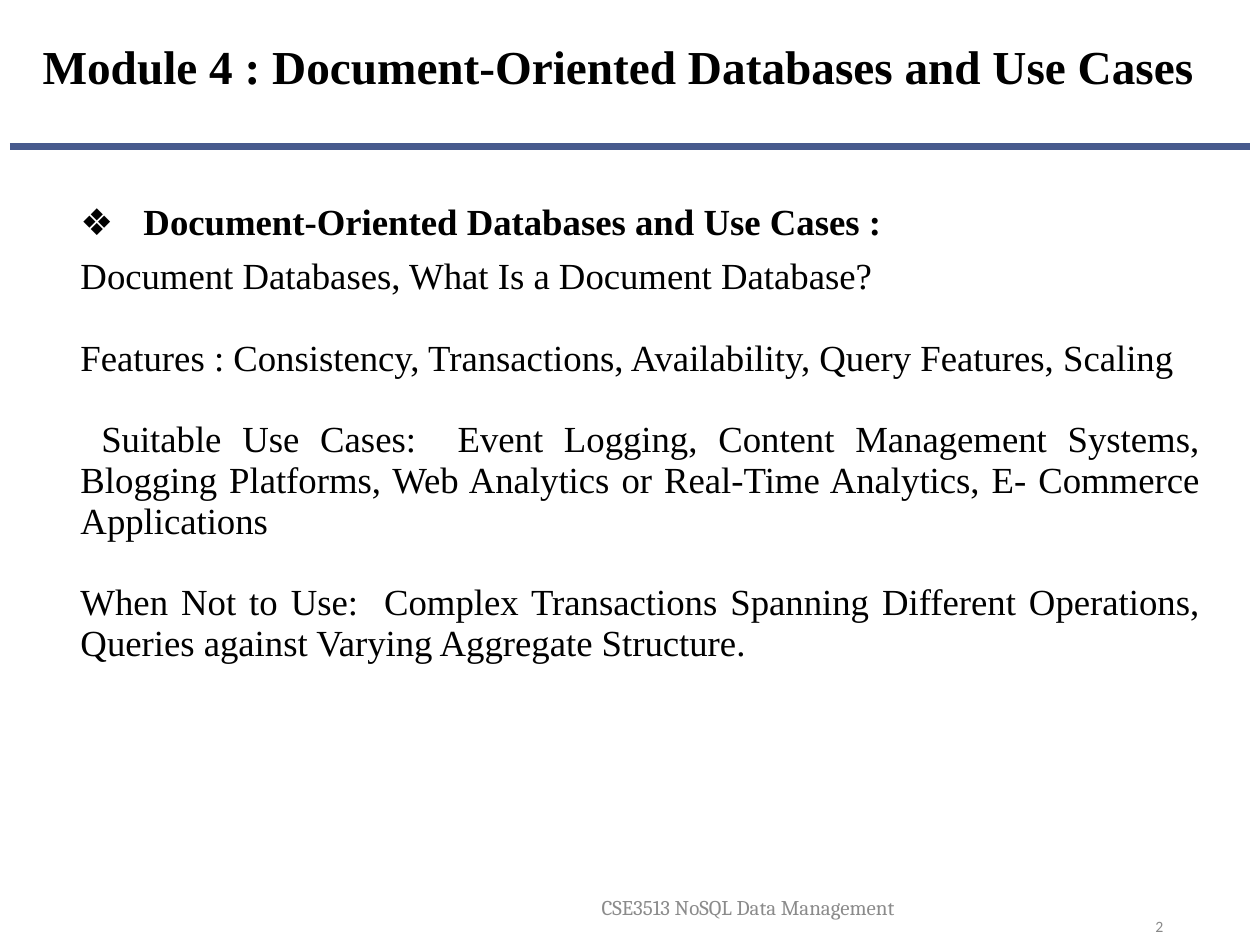
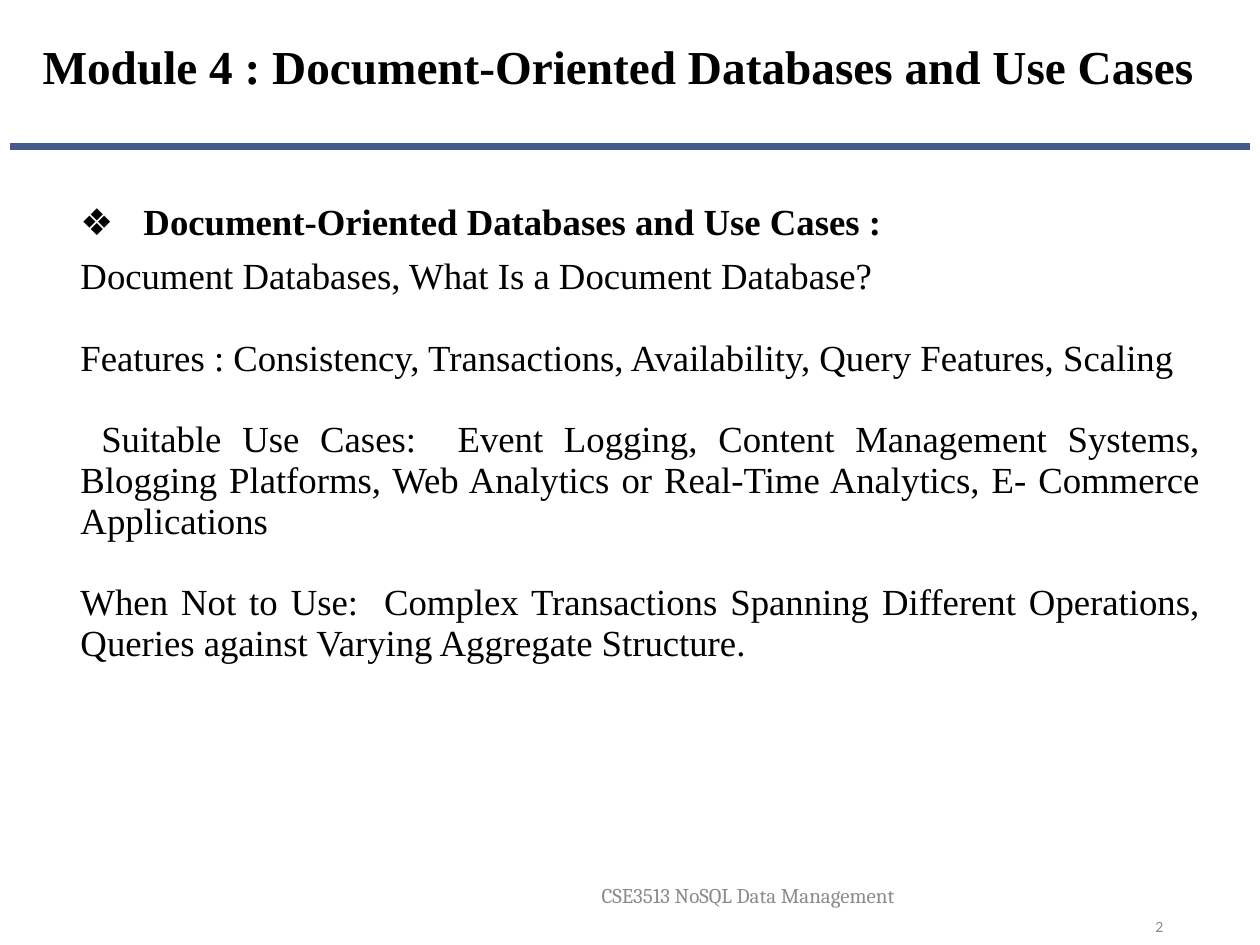
Before and after one commit to suniljeevan/NOSQL-2025, a slide deck: slide 2 of THEORY COURSE MATERIALS/Module 4.pptx. Drawn at 1260x945 pixels with LibreOffice and Linux fonts; fonts in the diff are those of the drawing; background and template pictures are left out. Boxes give left, top, right and bottom in pixels: in the first picture for what was removed or moved away, otherwise in the second. Text is boxed around its words. In the diff, an @@ line names an element or a change of style, - is before the commit and + after.

```diff
--- a/THEORY COURSE MATERIALS/Module 4.pptx
+++ b/THEORY COURSE MATERIALS/Module 4.pptx
@@ text "CSE3513 NoSQL Data Management": place and size @@
-text "CSE3513 NoSQL Data Management" at (602,901,895,920)
+text "CSE3513 NoSQL Data Management" at (602,889,895,908)
```
Also in this commit, not shown: 60 other slides changed, 3 other files.
